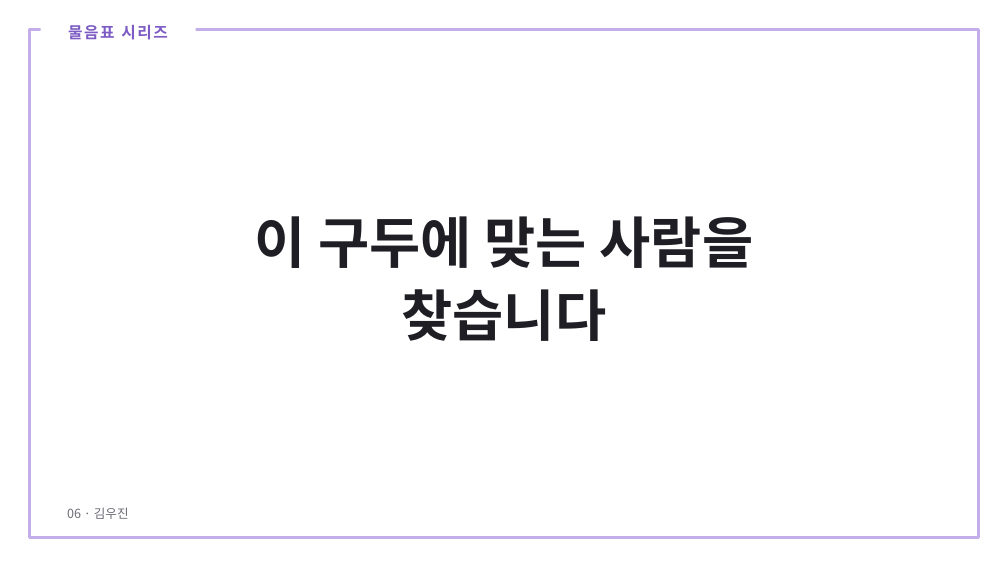
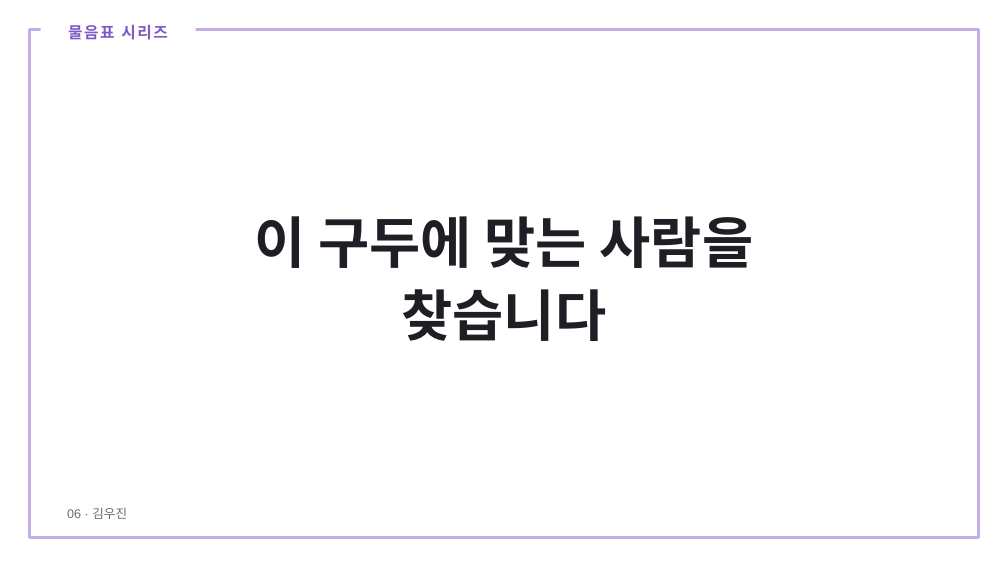
Before and after one commit to joyhanju/joyhanju.github.io, a slide deck: slide 51 of materials/this-is-art/이것도미술이에요_수업PPT.pptx. Drawn at 1008x567 pixels with LibreOffice and Linux fonts; fonts in the diff are those of the drawing. Boxes give left, top, right and bottom in pixels: in the first picture for what was removed or moved away, otherwise in the second. Text is boxed around its words. In the diff, an @@ line names an element or a change of style, - is before the commit and + after.

```diff
--- a/materials/this-is-art/이것도미술이에요_수업PPT.pptx
+++ b/materials/this-is-art/이것도미술이에요_수업PPT.pptx
@@ text "06 · 김우진" at [67, 507, 127, 519]: font Noto Sans CJK KR to Arial @@
```
Also in this commit, not shown: 83 other slides changed, 9 other files.
